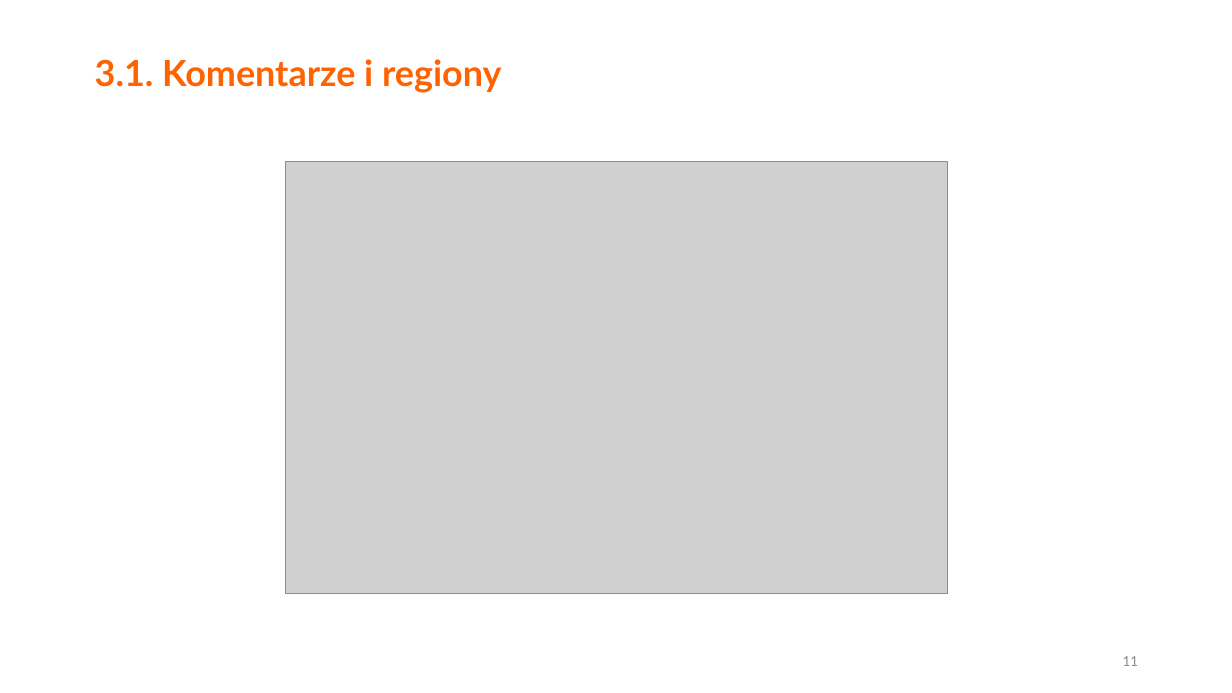
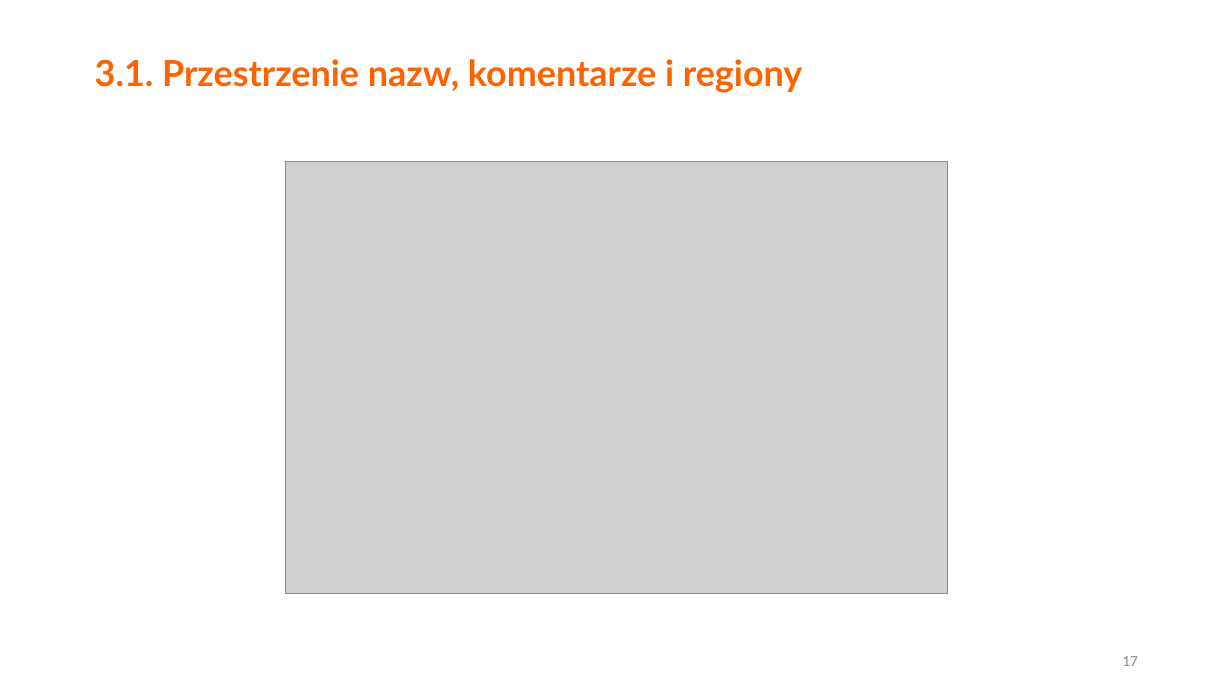
Before and after one commit to morelq/PodstawyCsharp, a slide deck: slide 17 of Podstawy Csharp v2.pptx (slide 11 before the commit). Drawn at 1232x693 pixels with LibreOffice and Linux fonts; fonts in the diff are those of the drawing; grey boxes stand for pictures. Boxes give left, top, right and bottom in pixels: in the first picture for what was removed or moved away, otherwise in the second. Text is boxed around its words. In the diff, an @@ line names an element or a change of style, - is before the commit and + after.

```diff
--- a/Podstawy Csharp v2.pptx
+++ b/Podstawy Csharp v2.pptx
@@ title at [95,59,802,93]: text changed @@
-3.1. Komentarze i regiony
+3.1. Przestrzenie nazw, komentarze i regiony
@@ page number at [1122,656,1138,666]: text changed @@
-11
+17
```
Also in this commit, not shown: 19 other slides changed, 10 slides added, 3 slides removed, 14 other files.
